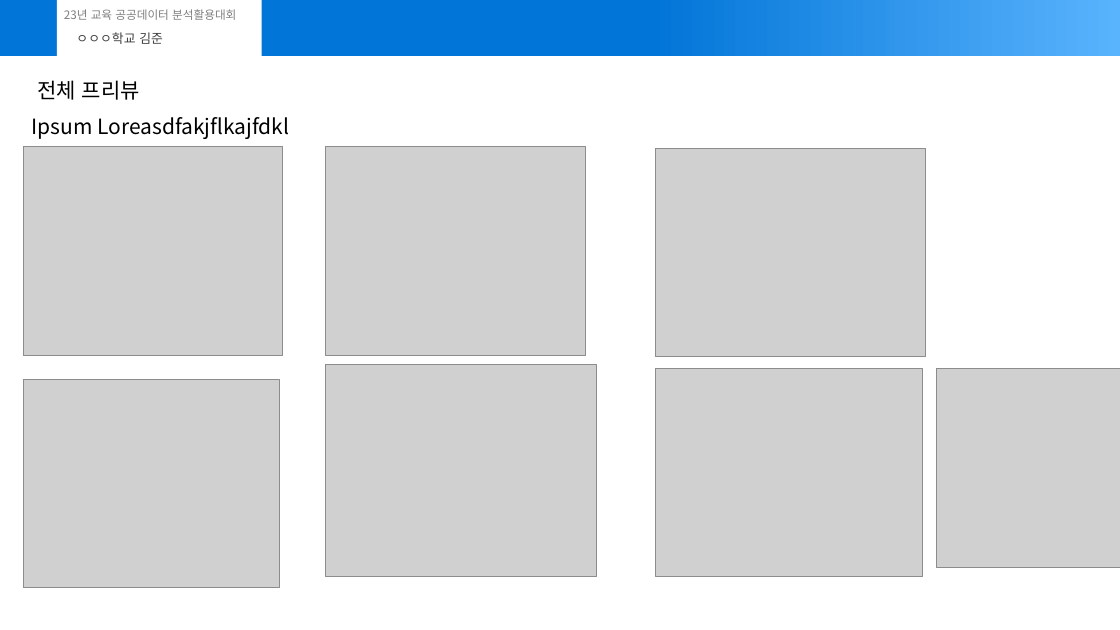
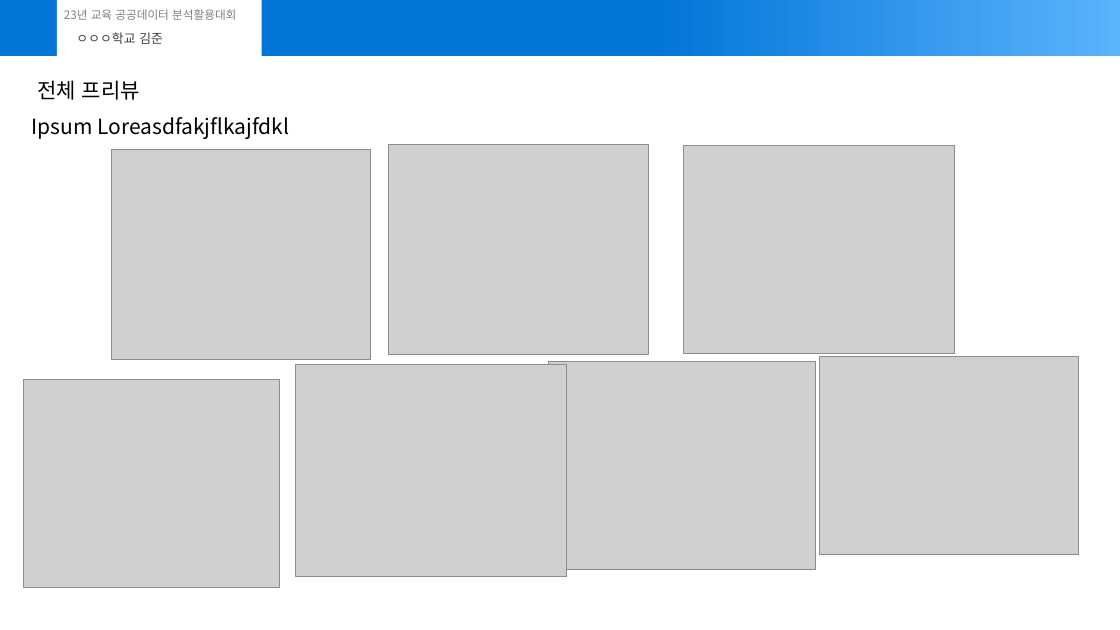
Before and after one commit to joon-11/23_dataAnalisysContestProject, a slide deck: slide 4 of submit (3).pptx. Drawn at 1120x630 pixels with LibreOffice and Linux fonts; fonts in the diff are those of the drawing; grey boxes stand for pictures. Boxes give left, top, right and bottom in pixels: in the first picture for what was removed or moved away, otherwise in the second. Text is boxed around its words. In the diff, an @@ line names an element or a change of style, - is before the commit and + after.

```diff
--- a/submit (3).pptx
+++ b/submit (3).pptx
@@ picture moved from (x1=326, y1=146, x2=586, y2=356) to (x1=388, y1=145, x2=649, y2=355) @@
@@ picture moved from (x1=655, y1=149, x2=926, y2=356) to (x1=684, y1=146, x2=954, y2=354) @@
@@ picture moved from (x1=24, y1=146, x2=282, y2=356) to (x1=112, y1=150, x2=371, y2=360) @@
@@ picture resized from (x1=937, y1=369, x2=1120, y2=568) to (x1=819, y1=356, x2=1078, y2=555) @@
@@ picture moved from (x1=326, y1=365, x2=597, y2=577) to (x1=296, y1=365, x2=566, y2=577) @@
@@ picture moved from (x1=655, y1=369, x2=923, y2=577) to (x1=549, y1=361, x2=816, y2=570) @@
```
Also in this commit, not shown: 3 other slides changed.
